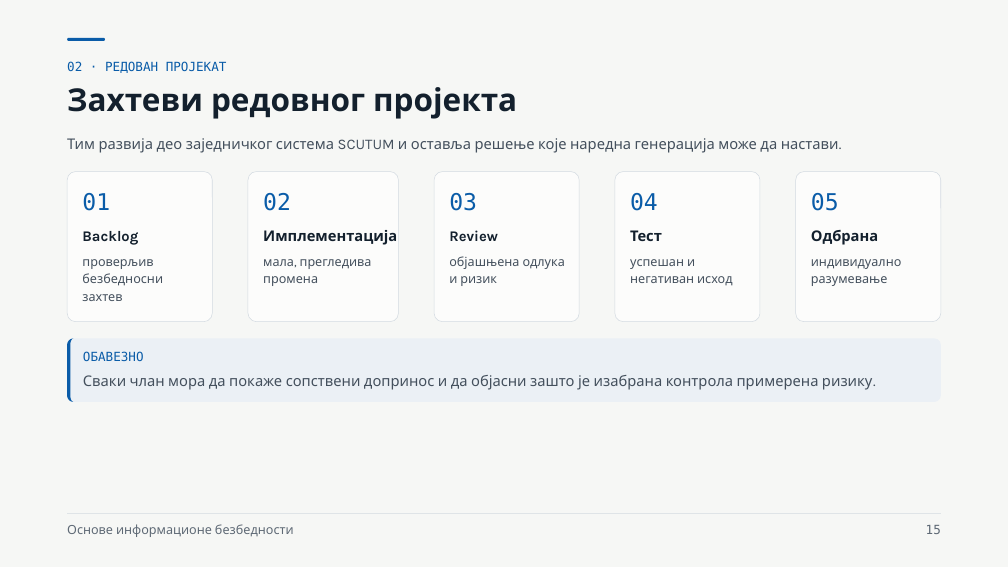
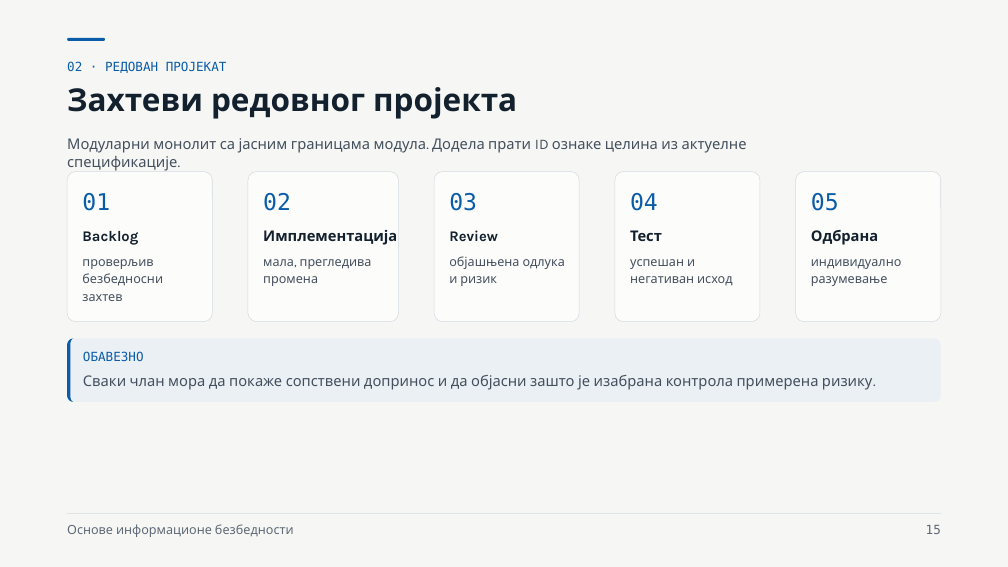
Before and after one commit to owlCoder/ftn-nastavni-materijali, a slide deck: slide 15 of Osnove informacione bezbednosti (OIB)/Opšti Materijali/Osnovne informacije o predmetu.pptx. Drawn at 1008x567 pixels with LibreOffice and Linux fonts; fonts in the diff are those of the drawing; background and template pictures are left out. Boxes give left, top, right and bottom in pixels: in the first picture for what was removed or moved away, otherwise in the second. Text is boxed around its words. In the diff, an @@ line names an element or a change of style, - is before the commit and + after.

```diff
--- a/Osnove informacione bezbednosti (OIB)/Opšti Materijali/Osnovne informacije o predmetu.pptx
+++ b/Osnove informacione bezbednosti (OIB)/Opšti Materijali/Osnovne informacije o predmetu.pptx
@@ text at [67, 138, 747, 171]: text changed @@
-Тим развија део заједничког система SCUTUM и оставља решење које наредна генерација може да настави.
+Модуларни монолит са јасним границама модула. Додела прати ID ознаке целина из актуелне спецификације.
```
Also in this commit, not shown: 5 other slides changed, 21 other files.
